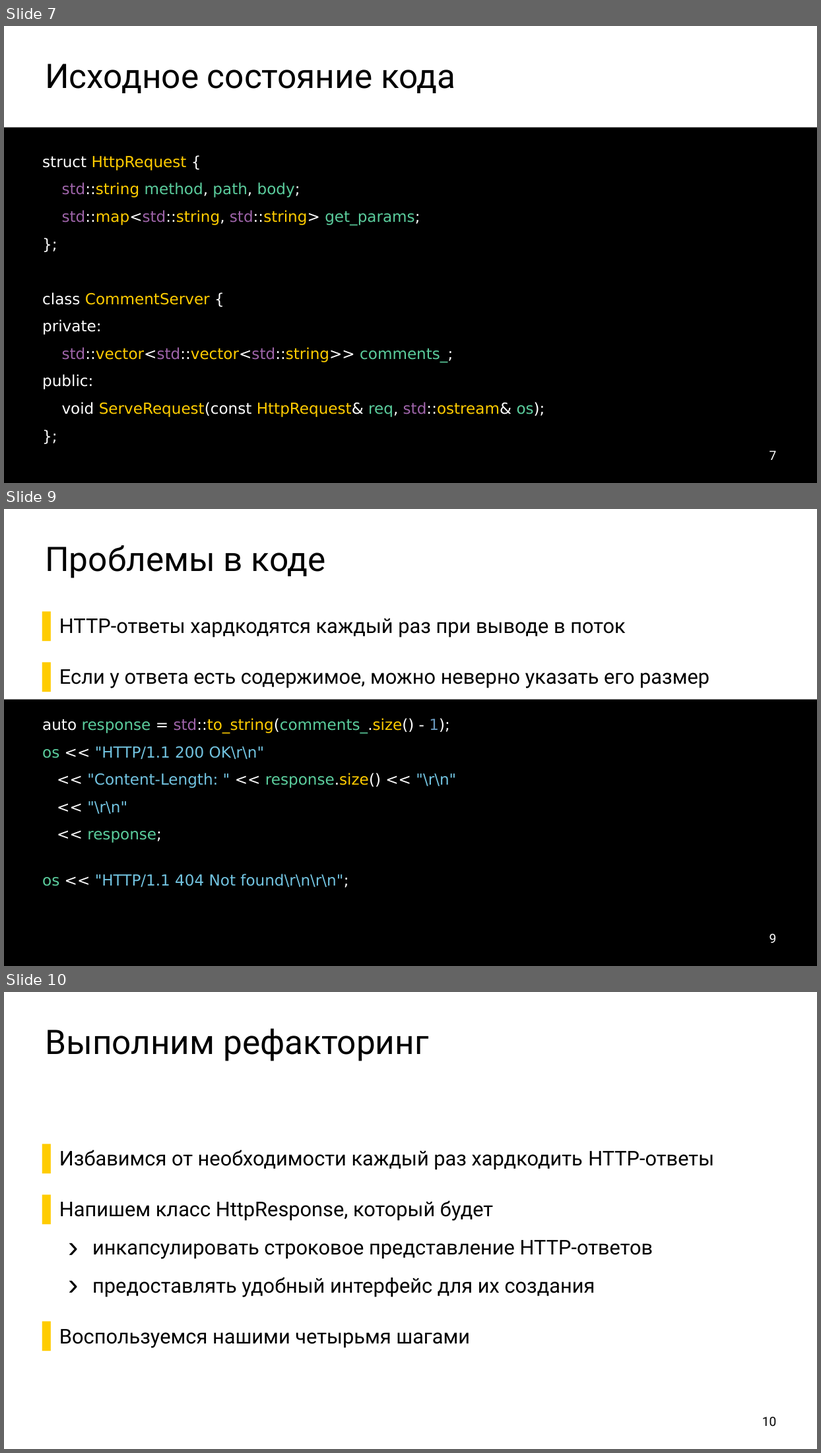
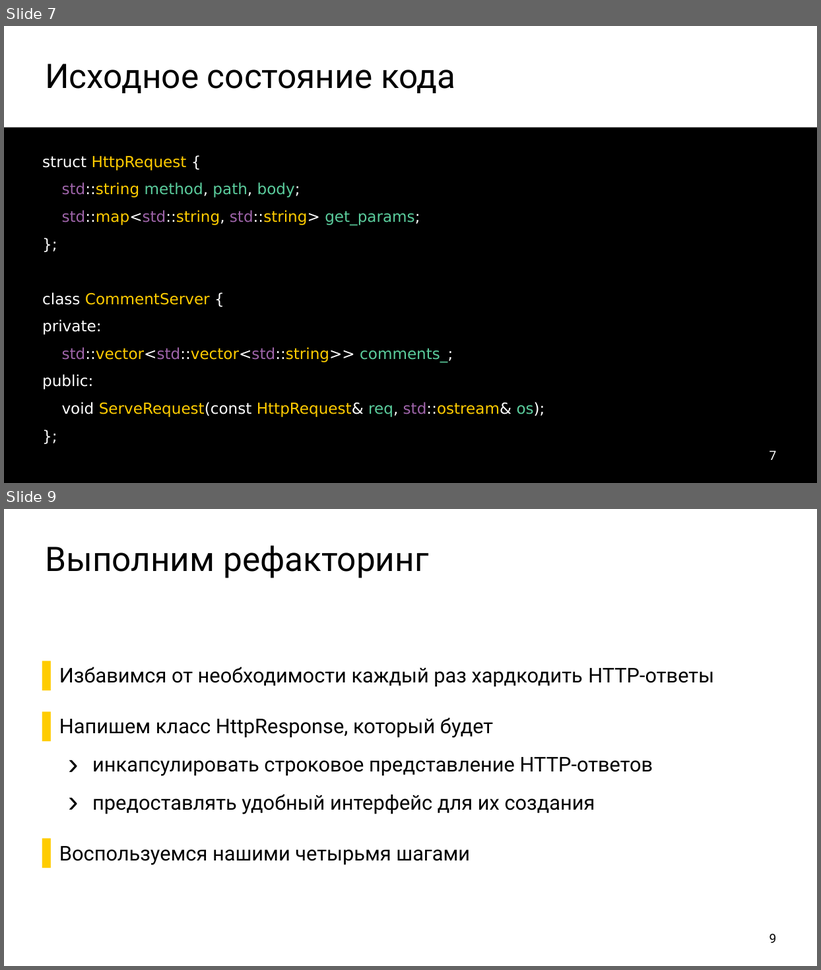
Before and after one commit to ishfb/secr2017, a slide deck: slides.pptx. Shown one above the other, each under a label of ours: slides 7, 9 and 10 before the commit, slides 7 and 9 after it; the slides between them are not shown. The pictures are 821x1453 and 821x970 pixels, drawn with LibreOffice and Linux fonts; fonts in the diff are those of the drawing. Boxes give left, top, right and bottom in pixels: in the first picture for what was removed or moved away, otherwise in the second. Text is boxed around its words. In the diff, an @@ line names an element or a change of style, - is before the commit and + after.

Commit message:
Убрал слайд с перечислением проблем в коде, буду говорить о них, показывая код целиком

```diff
--- a/slides.pptx
+++ b/slides.pptx
@@ slide 9 removed at (x1=4, y1=509, x2=817, y2=966), background #FFFFFF @@
@@ title removed at (x1=45, y1=545, x2=326, y2=578) @@
-Проблемы в коде
@@ text removed at (x1=59, y1=619, x2=710, y2=689) @@
-  ▌ HTTP-ответы хардкодятся каждый раз при выводе в поток
-  ▌ Если у ответа есть содержимое, можно неверно указать его размер
@@ text removed at (x1=4, y1=700, x2=817, y2=966) @@
-auto response = std::to_string(comments_.size() - 1);
-os << "HTTP/1.1 200 OK\r\n"
-<< "Content-Length: " << response.size() << "\r\n"
-<< "\r\n"
-<< response;
-os << "HTTP/1.1 404 Not found\r\n\r\n";
@@ page number removed at (x1=770, y1=934, x2=777, y2=943) @@
-9
@@ what was slide 10 is now slide 9 @@
@@ page number at (x1=770, y1=934, x2=777, y2=943): text changed @@
-10
+9
```
Also in this commit, not shown: 1 slide changed, 1 other file.
